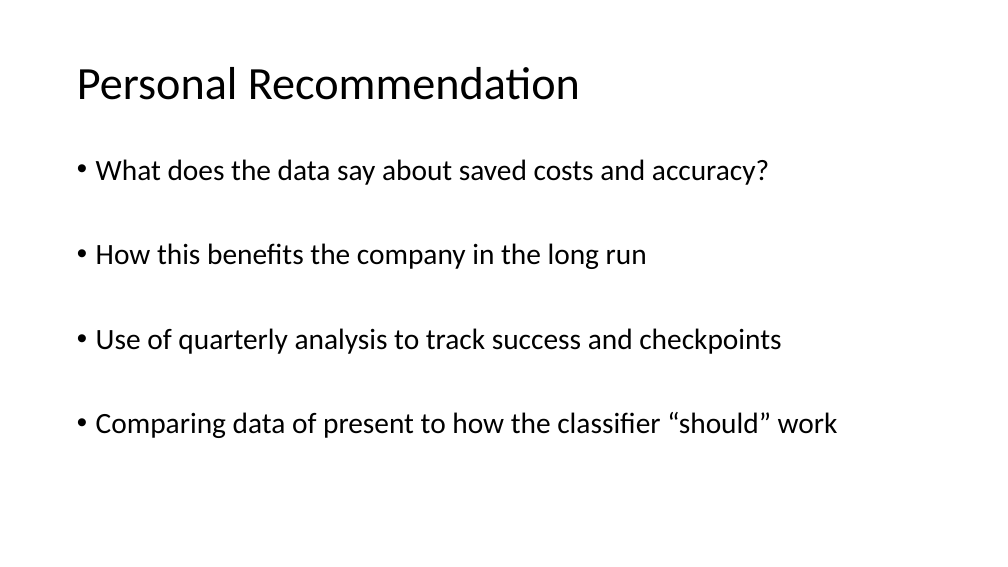
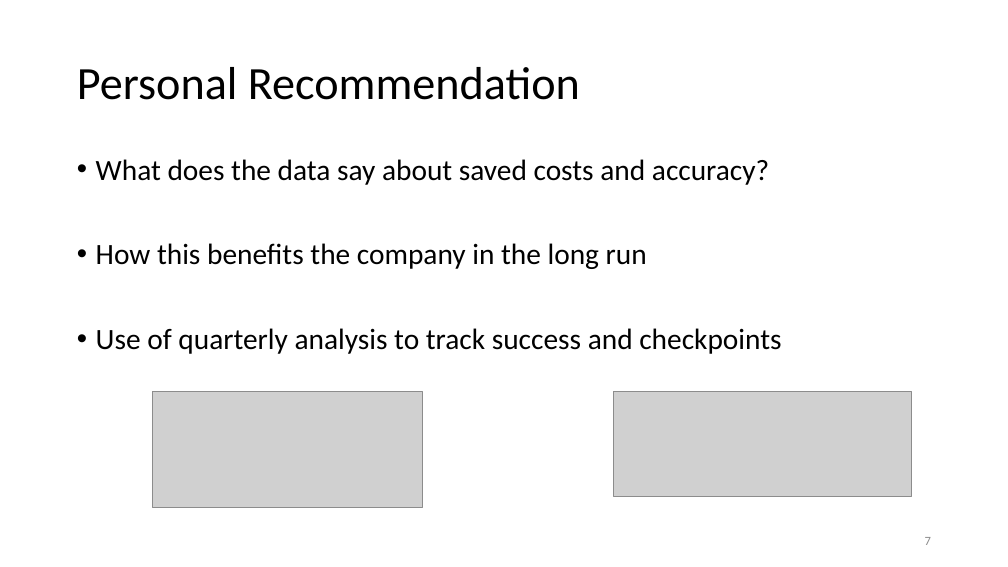
Before and after one commit to zhourichard19/CSE5243, a slide deck: slide 7 of Homework3/Homework3.pptx. Drawn at 1008x567 pixels with LibreOffice and Linux fonts; fonts in the diff are those of the drawing; grey boxes stand for pictures. Boxes give left, top, right and bottom in pixels: in the first picture for what was removed or moved away, otherwise in the second. Text is boxed around its words. In the diff, an @@ line names an element or a change of style, - is before the commit and + after.

```diff
--- a/Homework3/Homework3.pptx
+++ b/Homework3/Homework3.pptx
@@ text at [96,412,838,438]: paragraph removed @@
-• Comparing data of present to how the classifier “should” work
@@ picture added at [152,392,422,507] @@
@@ picture added at [613,392,911,497] @@
@@ page number added at [925,537,931,545], 12 pt, text #8C8C8C @@
+7
```
Also in this commit, not shown: 12 other slides changed, 1 slide added, 1 slide removed, 5 other files.
